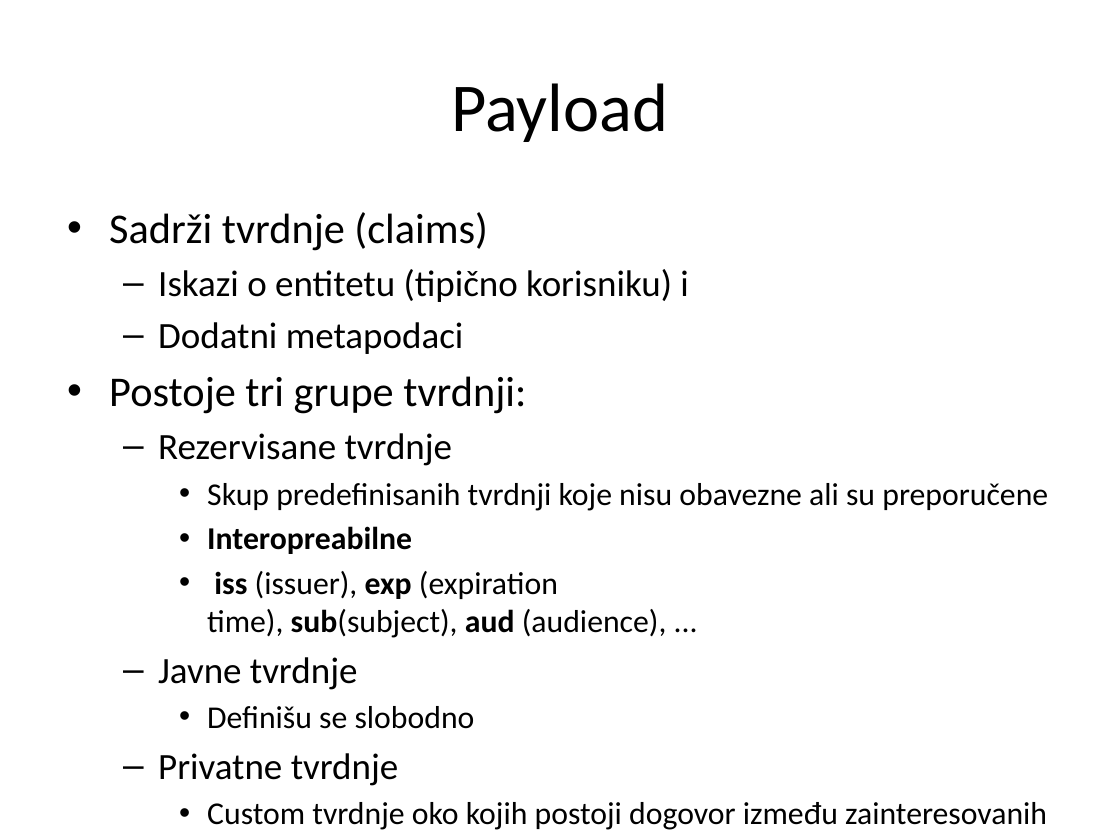
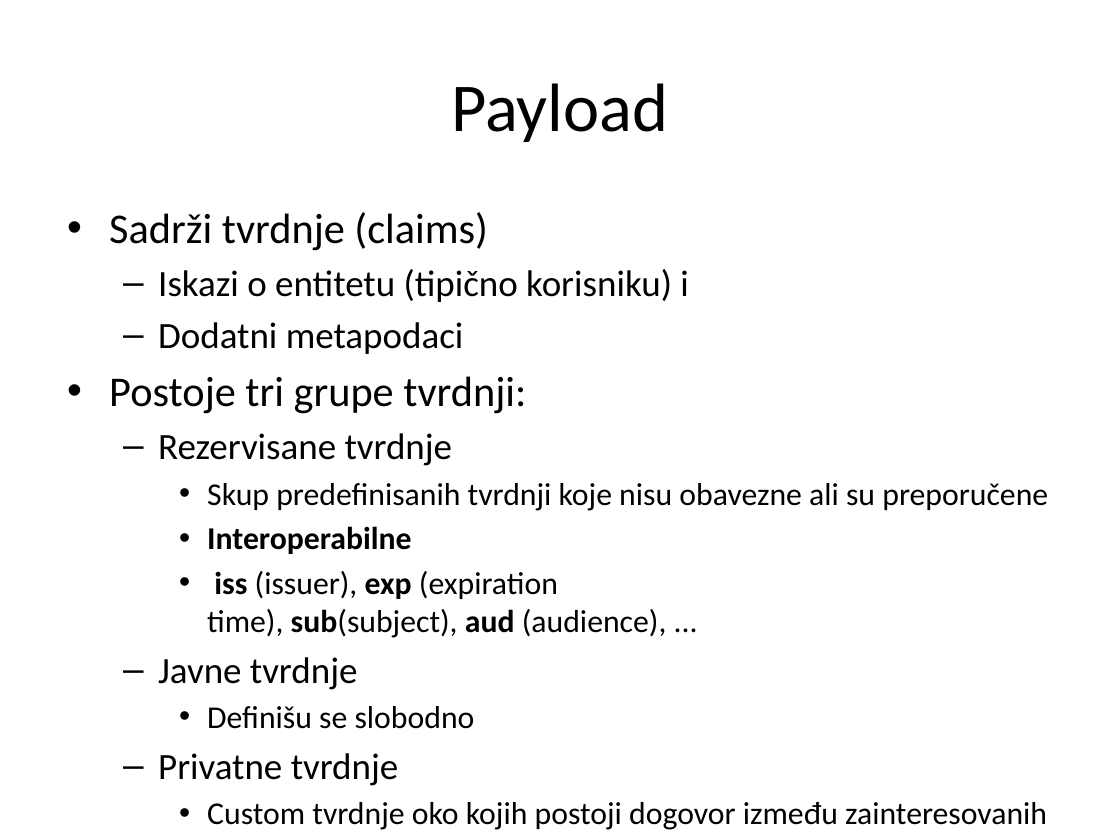
Before and after one commit to XWS2016/AngularJS, a slide deck: slide 8 of 06_PravaPristupa/06 PravaPristupa.pptx. Drawn at 1120x840 pixels with LibreOffice and Linux fonts; fonts in the diff are those of the drawing. Boxes give left, top, right and bottom in pixels: in the first picture for what was removed or moved away, otherwise in the second. Text is boxed around its words. In the diff, an @@ line names an element or a change of style, - is before the commit and + after.

```diff
--- a/06_PravaPristupa/06 PravaPristupa.pptx
+++ b/06_PravaPristupa/06 PravaPristupa.pptx
@@ text at [207,526,412,554]: text changed @@
-    • Interopreabilne
+    • Interoperabilne
```
Also in this commit, not shown: 5 other slides changed, 30 other files.
